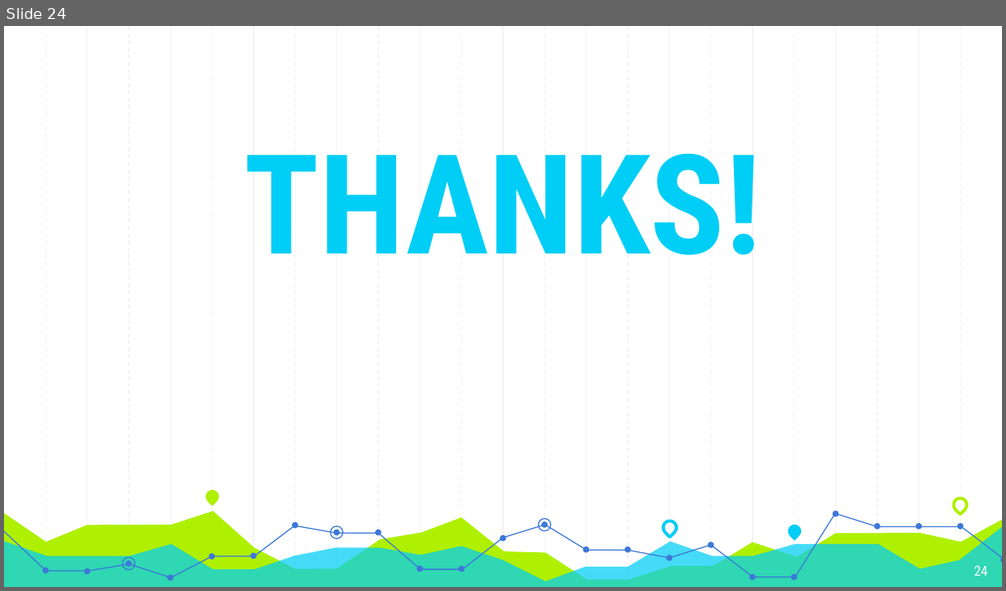
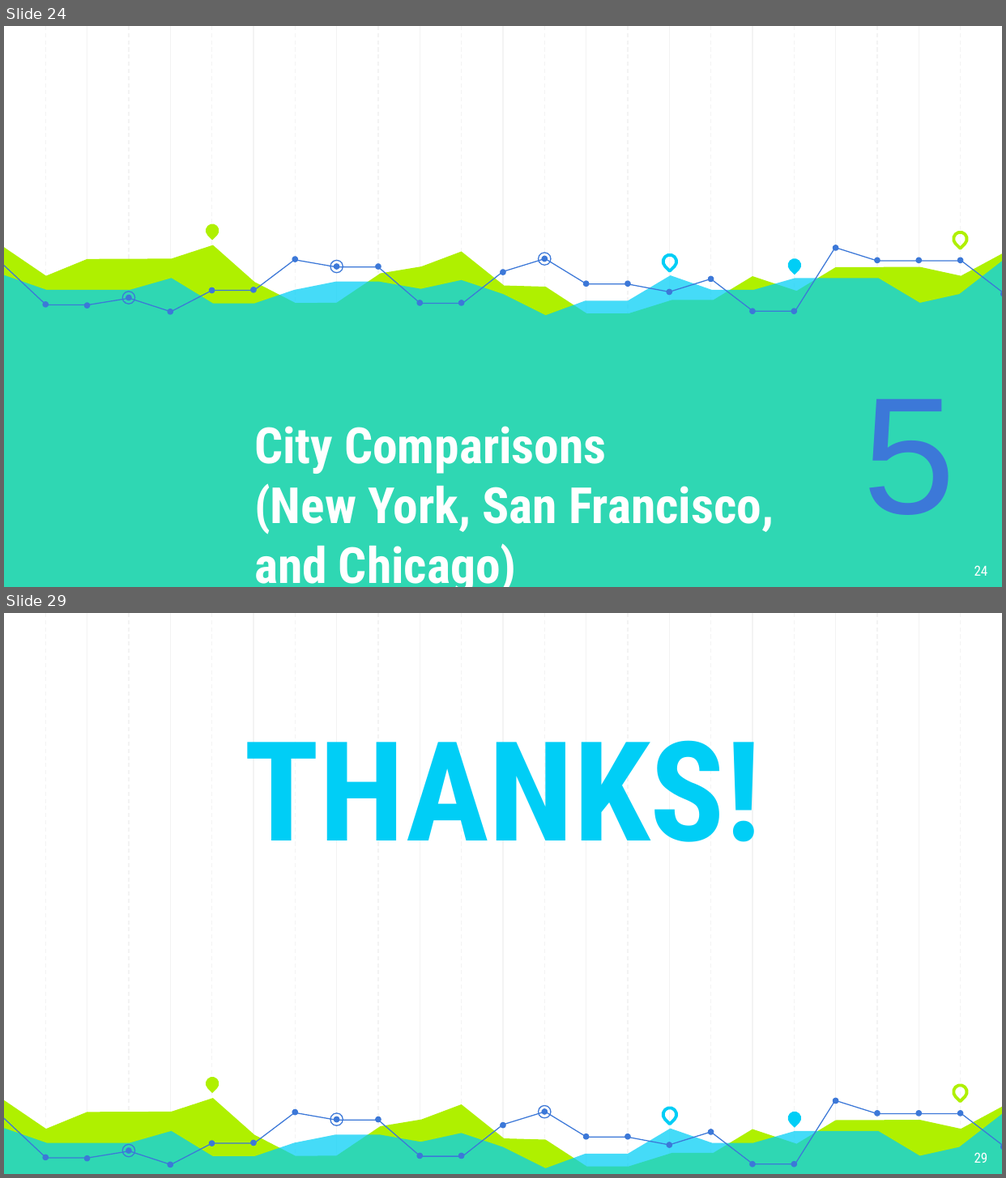
Before and after one commit to GT-Project1-A1/AirBNB, a slide deck: Project1_FinalPresentation.pptx. Shown one above the other, each under a label of ours: slide 24 before the commit, slides 24 and 29 after it; the slides between them are not shown. The pictures are 1006x591 and 1006x1178 pixels, drawn with LibreOffice and Linux fonts; fonts in the diff are those of the drawing. Boxes give left, top, right and bottom in pixels: in the first picture for what was removed or moved away, otherwise in the second. Text is boxed around its words. In the diff, an @@ line names an element or a change of style, - is before the commit and + after.

```diff
--- a/Project1_FinalPresentation.pptx
+++ b/Project1_FinalPresentation.pptx
@@ slide 24 added at box(4, 26, 1002, 587), background #FFFFFF; not listed: 23 template elements that a slide beside it also shows @@
@@ teardrop added at box(203, 221, 221, 239), fill #AFF000 @@
@@ teardrop added at box(950, 230, 969, 248), outline #AFF000 2.25 pt @@
@@ freeform shape added at box(4, 246, 1002, 587), fill #AFF000 @@
@@ freeform shape added at box(4, 259, 1002, 587), fill #00CEF6 at 73% opacity @@
@@ freeform shape added at box(4, 259, 462, 311), outline #3C78D8 0.75 pt @@
@@ ellipse added at box(330, 261, 343, 274), outline #3C78D8 0.75 pt @@
@@ freeform shape added at box(462, 246, 835, 311), outline #3C78D8 0.75 pt @@
@@ ellipse added at box(538, 253, 551, 266), outline #3C78D8 0.75 pt @@
@@ teardrop added at box(660, 252, 678, 270), outline #00CEF6 2.25 pt @@
@@ teardrop added at box(785, 256, 803, 274), fill #00CEF6 @@
@@ freeform shape added at box(836, 248, 1002, 292), outline #3C78D8 0.75 pt @@
@@ ellipse added at box(123, 292, 136, 305), outline #3C78D8 0.75 pt @@
@@ group added at box(43, 245, 1002, 314): 24 ellipses @@
@@ text added at box(863, 399, 956, 515), 120 pt, text #3C78D8 @@
+5
@@ title added at box(254, 426, 774, 587), 36 pt, text #FFFFFF, bold @@
+City Comparisons
+(New York, San Francisco, and Chicago)
@@ page number added at box(974, 565, 988, 576), 10 pt, text #FFFFFF @@
+24
@@ what was slide 24 is now slide 29 @@
@@ page number at box(974, 1152, 988, 1163): text changed @@
-24
+29
```
Also in this commit, not shown: 6 slides changed, 4 other slides added, 1 slide removed.
